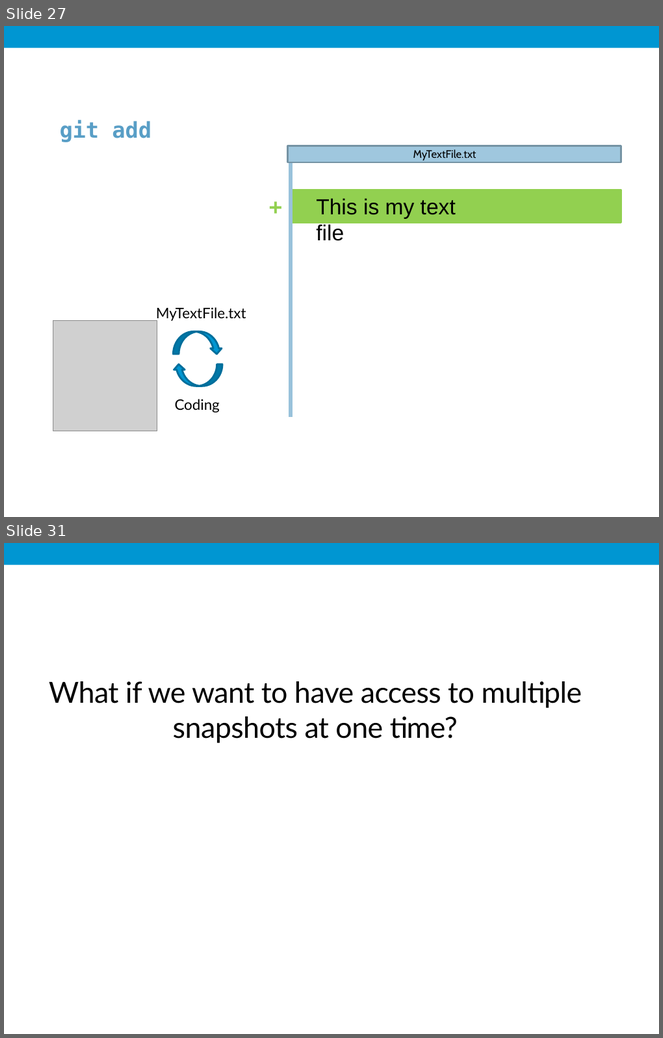
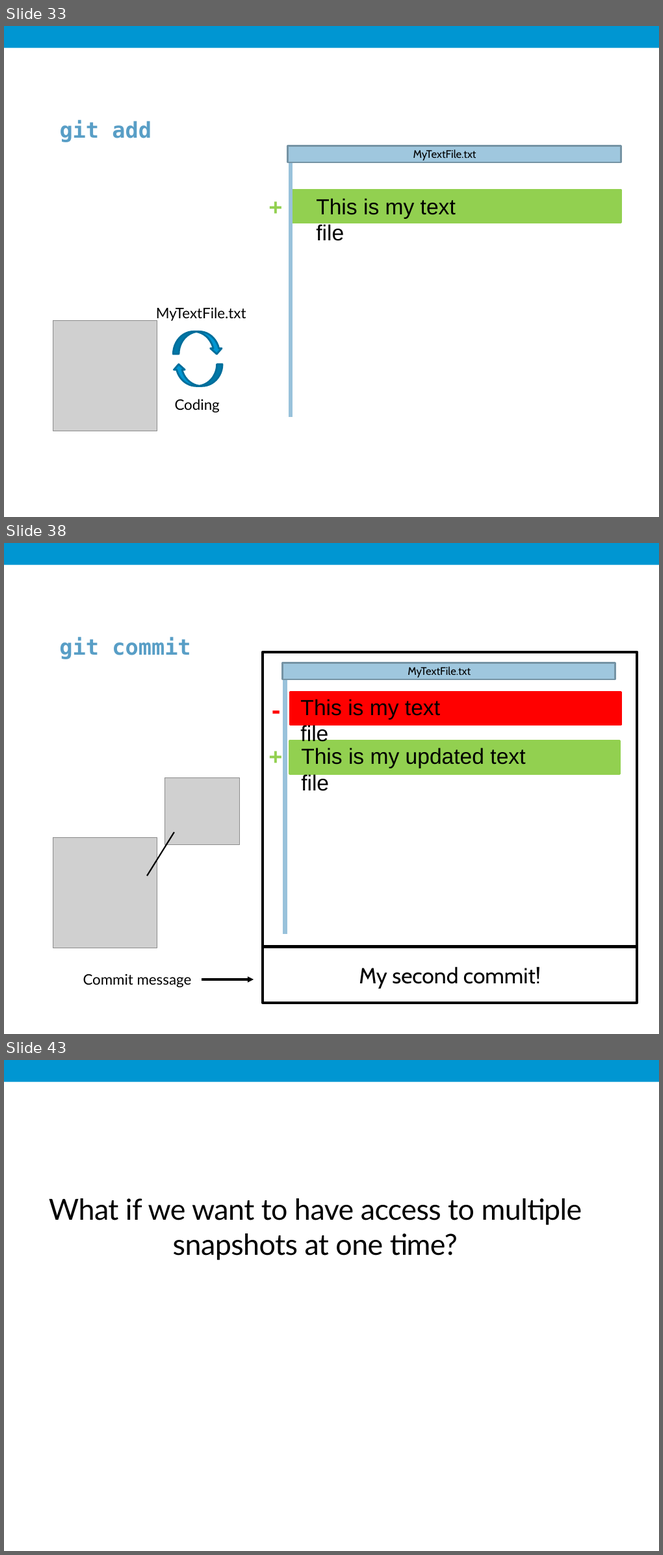
Before and after one commit to UI-Research/GitHub-Training-External, a slide deck: Intro.pptx. Shown one above the other, each under a label of ours: slides 27 and 31 before the commit, slides 33, 38 and 43 after it; the slides between them are not shown. The pictures are 663x1038 and 663x1555 pixels, drawn with LibreOffice and Linux fonts; fonts in the diff are those of the drawing; grey boxes stand for pictures; background and template pictures are left out. Boxes give left, top, right and bottom in pixels: in the first picture for what was removed or moved away, otherwise in the second. Text is boxed around its words. In the diff, an @@ line names an element or a change of style, - is before the commit and + after.

```diff
--- a/Intro.pptx
+++ b/Intro.pptx
@@ slide 38 added at box(4, 543, 659, 1034), background #FFFFFF; not listed: 1 template element that a slide beside it also shows @@
@@ text added at box(59, 637, 191, 659), 24 pt, text #589EC6, bold @@
+git commit
@@ rectangle added at box(263, 652, 638, 949), fill #FFFFFF, outline #000000 3 pt @@
@@ rectangle added at box(282, 663, 615, 679), fill #9FC7DE, outline #7693A4 2 pt @@
@@ line added from (285, 672) to (285, 934), #9AC3DB 4.5 pt @@
@@ text added at box(408, 667, 471, 678), 12 pt, text #000000 @@
+MyTextFile.txt
@@ text added at box(263, 694, 290, 726), 24 pt, text #FF0000, bold @@
+-
@@ rectangle added at box(290, 692, 621, 724), fill #FF0000, outline #FF0000 2 pt @@
@@ text added at box(300, 699, 440, 742), 24 pt, text #000000 @@
+This is my text file
@@ text added at box(263, 739, 289, 772), 24 pt, text #92D050, bold @@
++
@@ rectangle added at box(289, 741, 620, 774), fill #92D050, outline #92D050 2 pt @@
@@ text added at box(301, 748, 525, 791), 24 pt, text #000000 @@
+This is my updated text file
@@ picture added at box(165, 778, 240, 845) @@
@@ line added from (147, 876) to (174, 833), #000000 1.5 pt @@
@@ picture added at box(53, 838, 157, 949) @@
@@ rectangle added at box(263, 947, 638, 1003), fill #FFFFFF, outline #000000 3 pt, 24 pt, text #000000 @@
+My second commit!
@@ text added at box(83, 974, 192, 988), 16 pt, text #000000 @@
+Commit message
@@ arrow added from (202, 980) to (254, 980), #000000 2.25 pt @@
@@ what was slide 27 is now slide 33 @@
@@ what was slide 31 is now slide 43 @@
```
Also in this commit, not shown: 6 slides changed, 13 other slides added.
